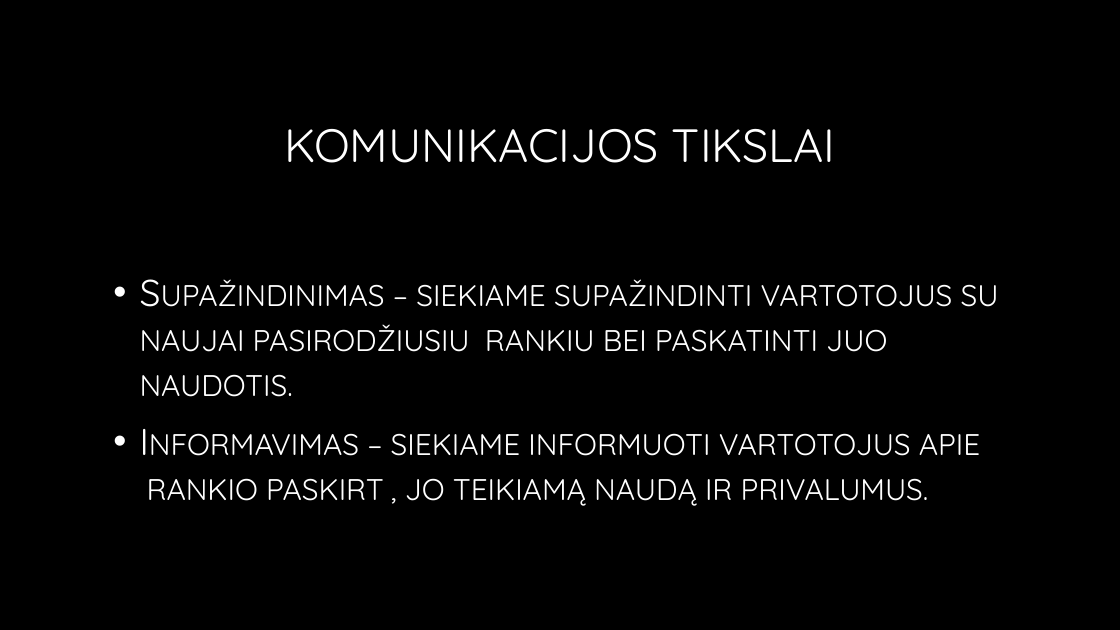
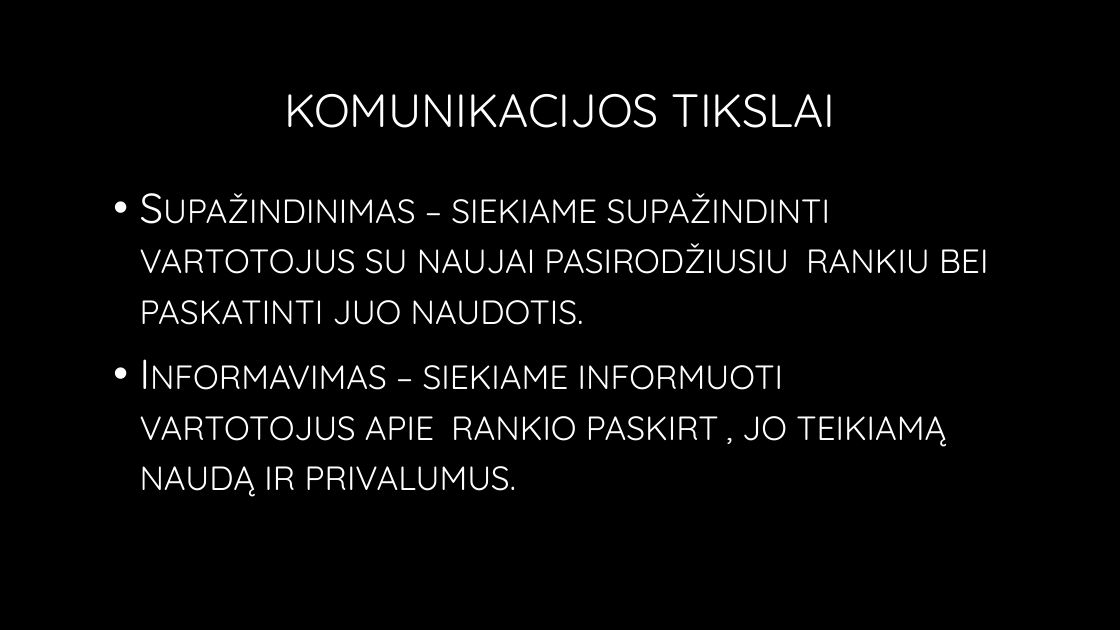
Before and after one commit to karuul/Marketingas, a slide deck: slide 3 of JM01-remimo sprendimai ir biudzetas.pptx. Drawn at 1120x630 pixels with LibreOffice and Linux fonts; fonts in the diff are those of the drawing; background and template pictures are left out. Boxes give left, top, right and bottom in pixels: in the first picture for what was removed or moved away, otherwise in the second. Text is boxed around its words. In the diff, an @@ line names an element or a change of style, - is before the commit and + after.

```diff
--- a/JM01-remimo sprendimai ir biudzetas.pptx
+++ b/JM01-remimo sprendimai ir biudzetas.pptx
@@ title "KOMUNIKACIJOS TIKSLAI": place and size @@
-title "KOMUNIKACIJOS TIKSLAI" at (284,129,836,163)
+title "KOMUNIKACIJOS TIKSLAI" at (284,94,836,128)
@@ text "Supažindinimas – siekiame supažindinti vartotojus ...": place and size @@
-text "Supažindinimas – siekiame supažindinti vartotojus ..." at (140,279,999,506)
+text "Supažindinimas – siekiame supažindinti vartotojus ..." at (140,193,988,497)
@@ text "Supažindinimas – siekiame supažindinti vartotojus ..." at (140,193,988,497): size 32 to 36 pt @@
```
Also in this commit, not shown: 1 other slide changed.
